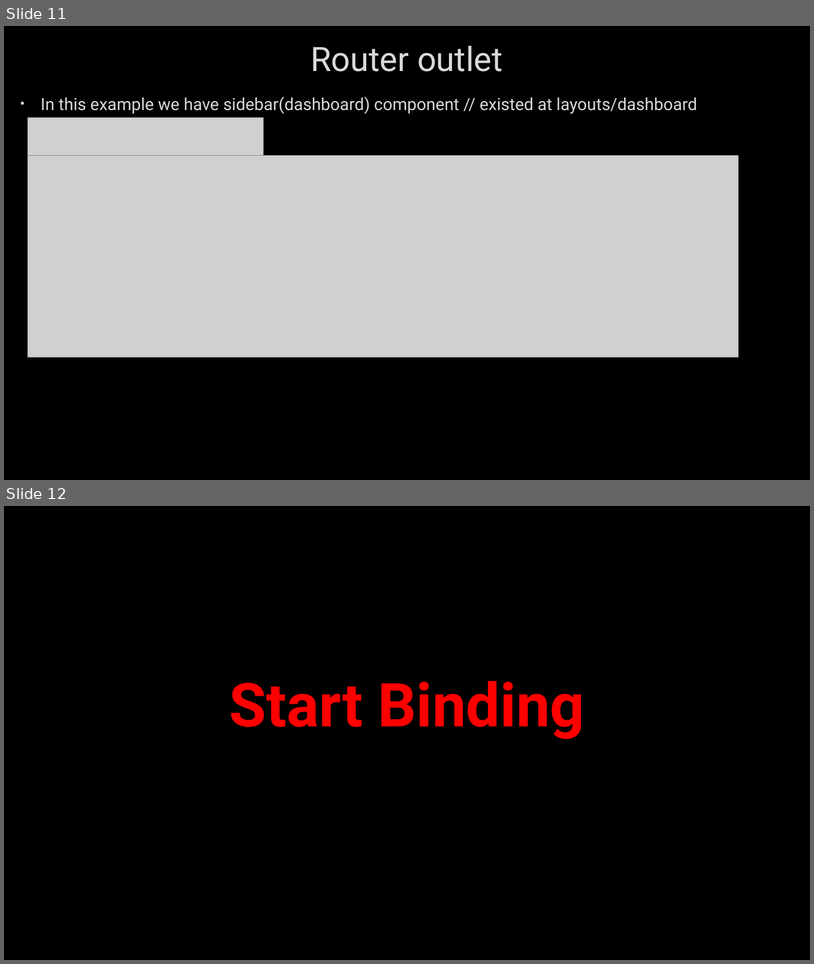
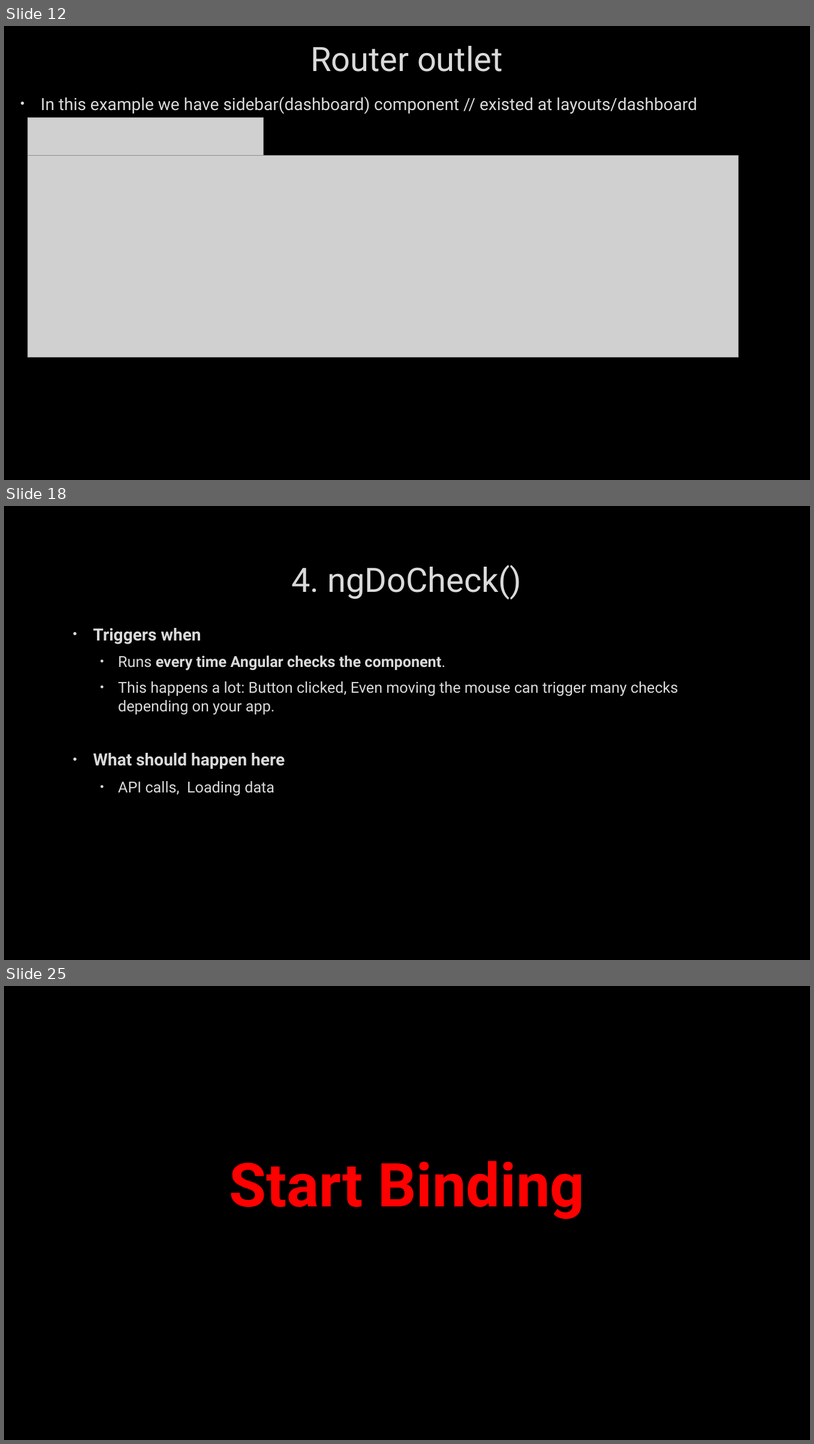
Before and after one commit to AhmedMohamedSamir1/Summary, a slide deck: Angular & type script/Angular.pptx. Shown one above the other, each under a label of ours: slides 11 and 12 before the commit, slides 12, 18 and 25 after it; the slides between them are not shown. The pictures are 814x964 and 814x1444 pixels, drawn with LibreOffice and Linux fonts; fonts in the diff are those of the drawing; grey boxes stand for pictures; background and template pictures are left out. Boxes give left, top, right and bottom in pixels: in the first picture for what was removed or moved away, otherwise in the second. Text is boxed around its words. In the diff, an @@ line names an element or a change of style, - is before the commit and + after.

```diff
--- a/Angular & type script/Angular.pptx
+++ b/Angular & type script/Angular.pptx
@@ slide 18 added at bbox=[4, 506, 810, 960], background picture (left out) @@
@@ title added at bbox=[291, 565, 522, 600], 40 pt, text #DADADA @@
+4. ngDoCheck()
@@ text added at bbox=[93, 628, 678, 796], 18 pt, text #DADADA @@
+• Triggers when
+  • Runs every time Angular checks the component.
+  • This happens a lot: Button clicked, Even moving the mouse can trigger many checks depending on your app.
+• What should happen here
+  • API calls, Loading data
@@ what was slide 11 is now slide 12 @@
@@ what was slide 12 is now slide 25 @@
```
Also in this commit, not shown: 2 slides changed, 24 other slides added, 4 other files.
